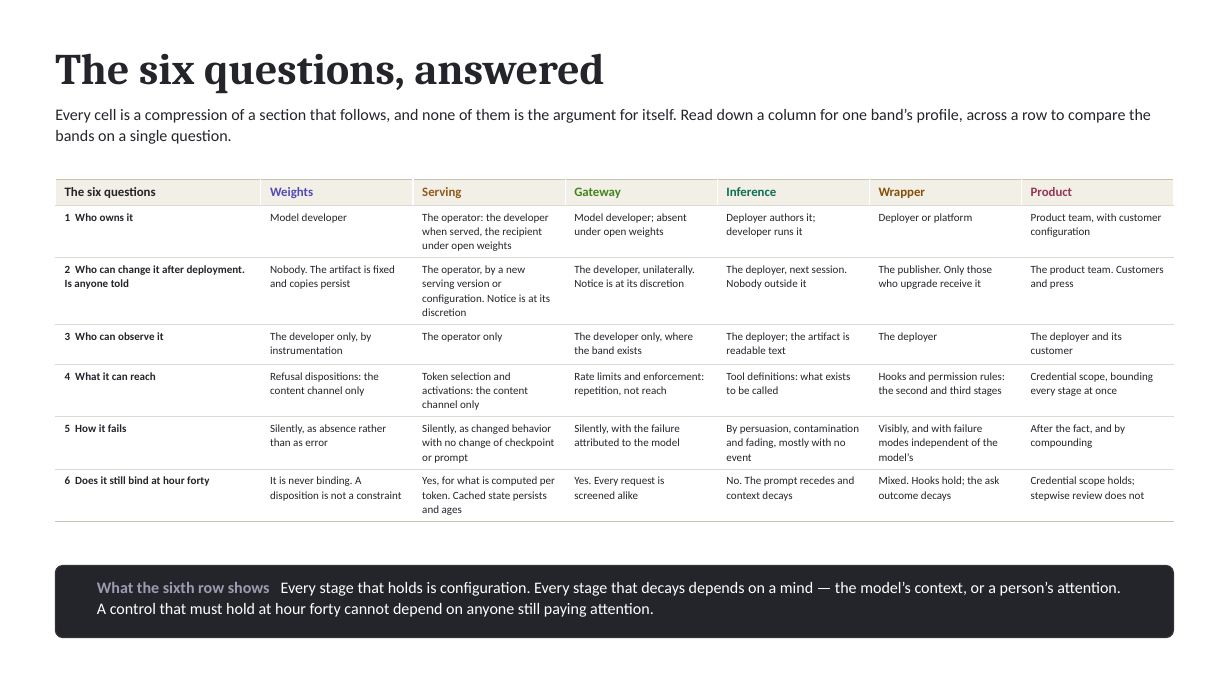
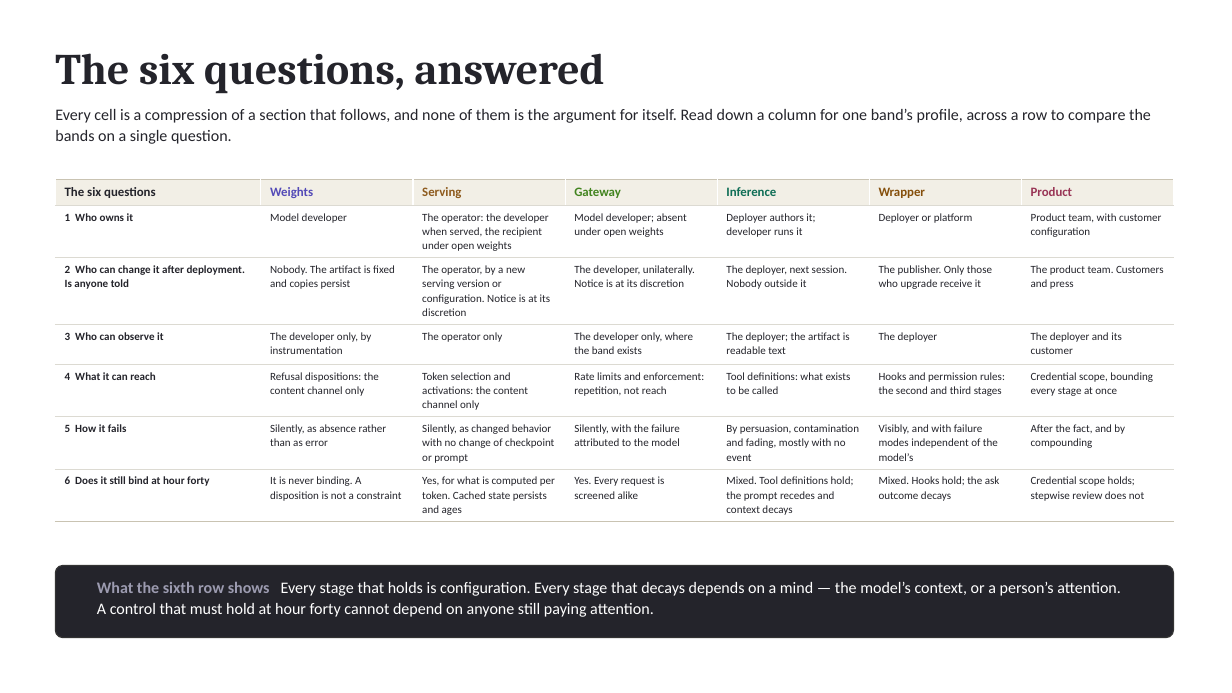
Before and after one commit to djc2002us/where-control-lives, a slide deck: slide 8 of where-control-lives-deck.pptx. Drawn at 1232x693 pixels with LibreOffice and Linux fonts; fonts in the diff are those of the drawing. Boxes give left, top, right and bottom in pixels: in the first picture for what was removed or moved away, otherwise in the second. Text is boxed around its words. In the diff, an @@ line names an element or a change of style, - is before the commit and + after.

```diff
--- a/where-control-lives-deck.pptx
+++ b/where-control-lives-deck.pptx
@@ table at (x1=55, y1=179, x2=1176, y2=519) @@
-row 7, column 5: No. The prompt recedes and context decays
+row 7, column 5: Mixed. Tool definitions hold; the prompt recedes and context decays
```
Also in this commit, not shown: 4 other slides changed, 3 other files.
